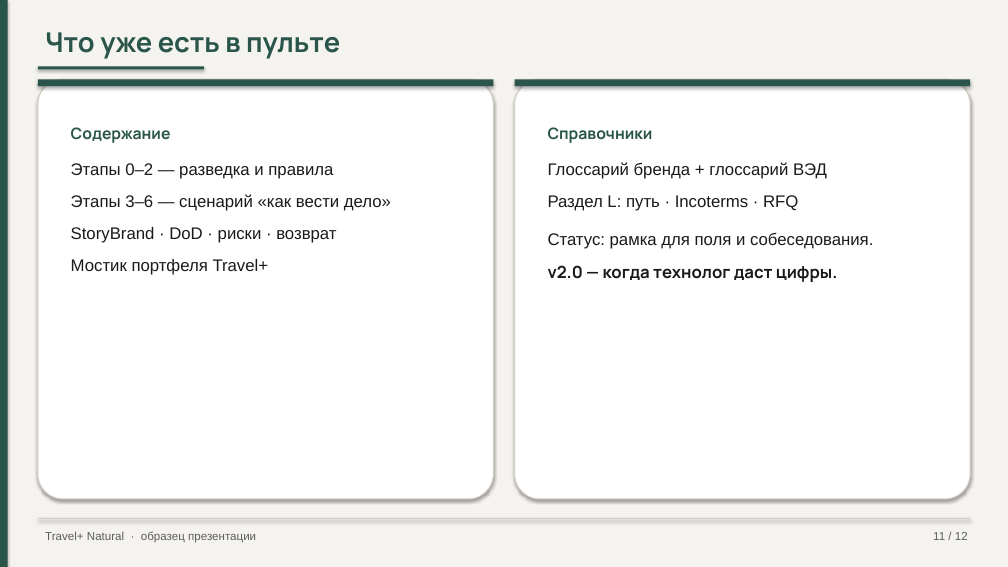
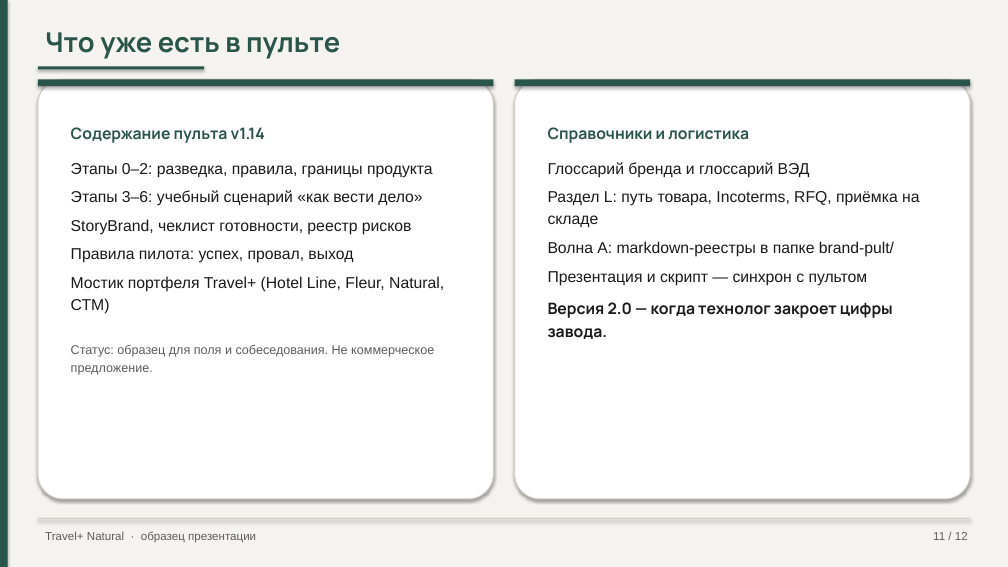
Before and after one commit to pagasbot-coder/Banya-Digital, a slide deck: slide 11 of knowledge-base/presentation-travelplus-interview.pptx. Drawn at 1008x567 pixels with LibreOffice and Linux fonts; fonts in the diff are those of the drawing. Boxes give left, top, right and bottom in pixels: in the first picture for what was removed or moved away, otherwise in the second. Text is boxed around its words. In the diff, an @@ line names an element or a change of style, - is before the commit and + after.

```diff
--- a/knowledge-base/presentation-travelplus-interview.pptx
+++ b/knowledge-base/presentation-travelplus-interview.pptx
@@ text at (x1=71, y1=127, x2=444, y2=375): text changed; size 16 to 15 pt @@
-Содержание
-Этапы 0–2 — разведка и правила
-Этапы 3–6 — сценарий «как вести дело»
-StoryBrand · DoD · риски · возврат
-Мостик портфеля Travel+
+Содержание пульта v1.14
+Этапы 0–2: разведка, правила, границы продукта
+Этапы 3–6: учебный сценарий «как вести дело»
+StoryBrand, чеклист готовности, реестр рисков
+Правила пилота: успех, провал, выход
+Мостик портфеля Travel+ (Hotel Line, Fleur, Natural, СТМ)
+Статус: образец для поля и собеседования. Не коммерческое предложение.
@@ text at (x1=548, y1=127, x2=919, y2=339): text changed; size 16 to 15 pt @@
-Справочники
-Глоссарий бренда + глоссарий ВЭД
-Раздел L: путь · Incoterms · RFQ
-Статус: рамка для поля и собеседования.
-v2.0 — когда технолог даст цифры.
+Справочники и логистика
+Глоссарий бренда и глоссарий ВЭД
+Раздел L: путь товара, Incoterms, RFQ, приёмка на складе
+Волна A: markdown-реестры в папке brand-pult/
+Презентация и скрипт — синхрон с пультом
+Версия 2.0 — когда технолог закроет цифры завода.
```
Also in this commit, not shown: 8 other slides changed, 3 other files.
